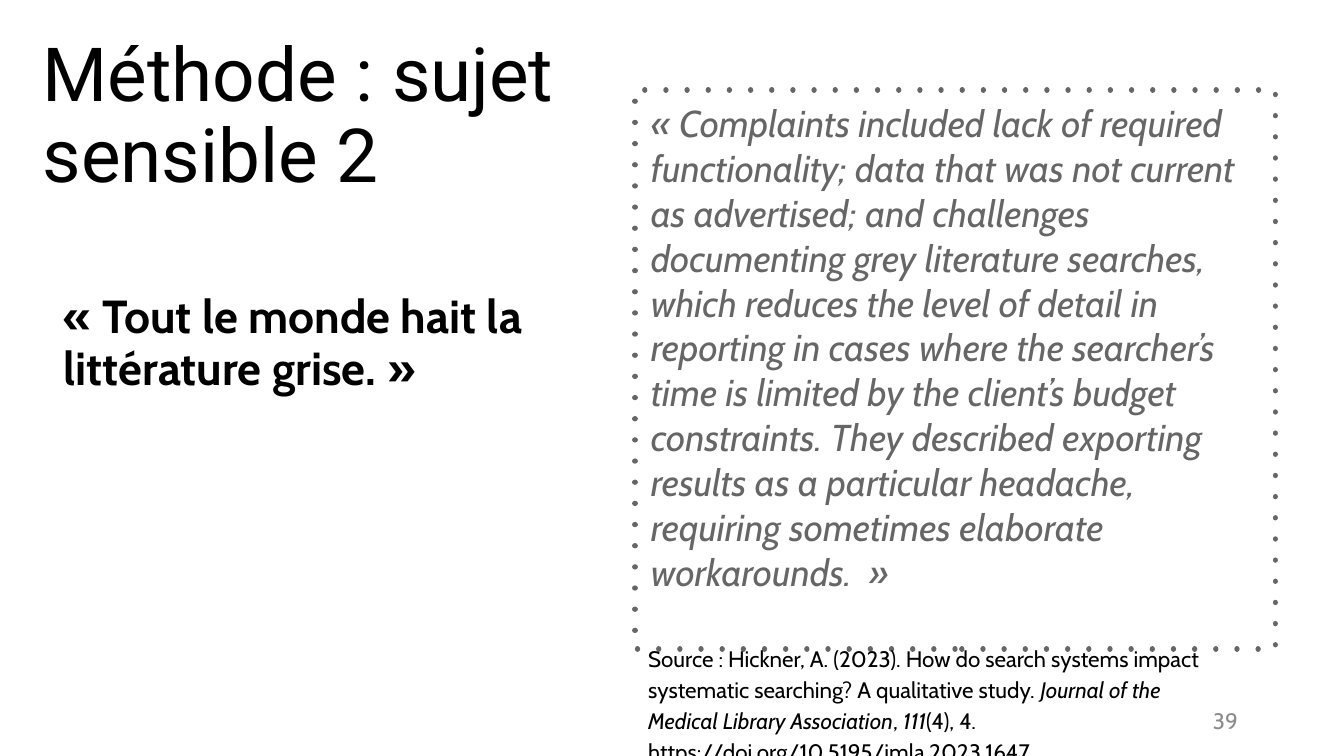
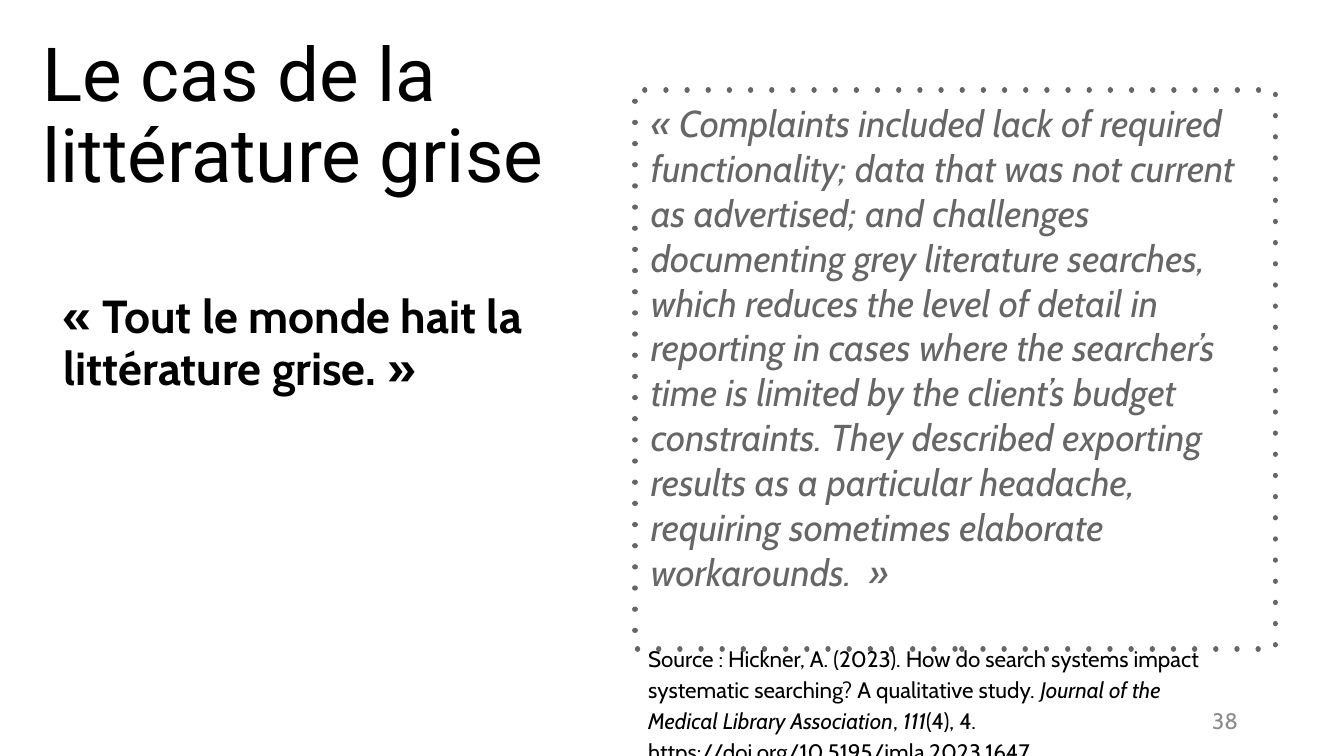
Before and after one commit to fflamerie/intro_revlit, a slide deck: slide 38 of docs/Intro_RevLit.odp (slide 39 before the commit). Drawn at 1344x756 pixels with LibreOffice and Linux fonts; fonts in the diff are those of the drawing. Boxes give left, top, right and bottom in pixels: in the first picture for what was removed or moved away, otherwise in the second. Text is boxed around its words. In the diff, an @@ line names an element or a change of style, - is before the commit and + after.

```diff
--- a/docs/Intro_RevLit.odp
+++ b/docs/Intro_RevLit.odp
@@ title at (43, 45, 543, 198): text changed @@
-Méthode : sujet sensible 2
+Le cas de la littérature grise
@@ page number at (1212, 713, 1238, 729): text changed @@
-39
+38
```
Also in this commit, not shown: 7 other slides changed, 1 slide added, 1 slide removed, 10 other files.
